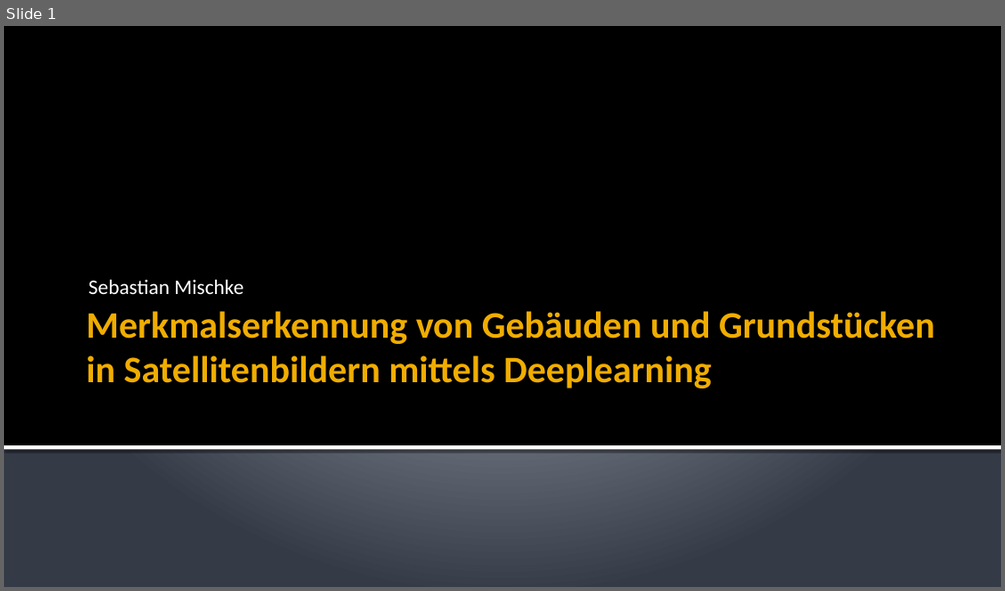
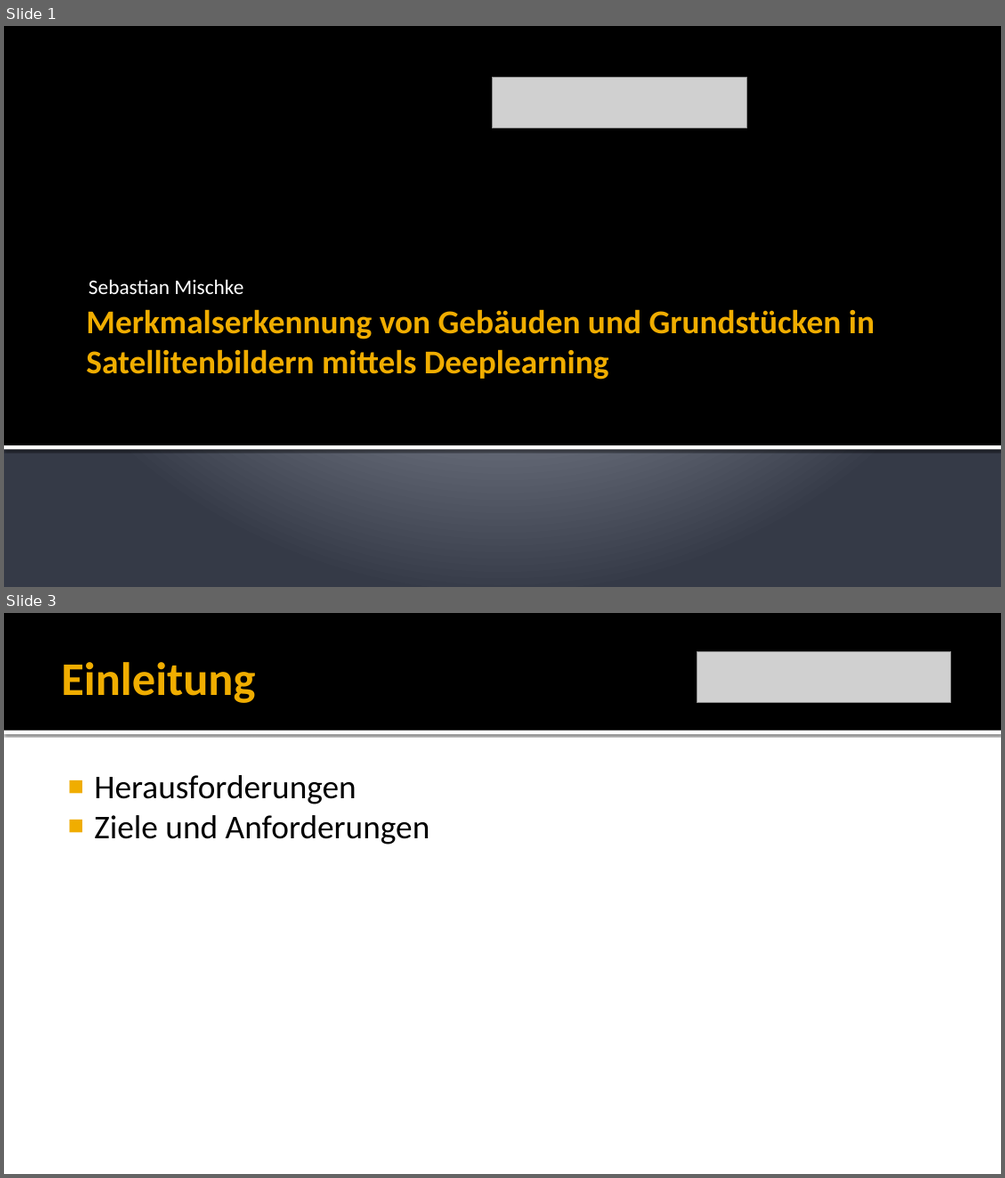
Before and after one commit to Saritus/bachelor-thesis, a slide deck: docs/verteidigung/Verteidigung.pptx. Shown one above the other, each under a label of ours: slide 1 before the commit, slides 1 and 3 after it; the slides between them are not shown. The pictures are 1005x591 and 1005x1178 pixels, drawn with LibreOffice and Linux fonts; fonts in the diff are those of the drawing; grey boxes stand for pictures. Boxes give left, top, right and bottom in pixels: in the first picture for what was removed or moved away, otherwise in the second. Text is boxed around its words. In the diff, an @@ line names an element or a change of style, - is before the commit and + after.

```diff
--- a/docs/verteidigung/Verteidigung.pptx
+++ b/docs/verteidigung/Verteidigung.pptx
@@ slide 3 added at (4, 613, 1001, 1174), background #FFFFFF @@
@@ rectangle added at (4, 613, 1001, 730), fill #000000 @@
@@ title added at (61, 662, 255, 703), 45 pt, text #F0AD00, bold @@
+Einleitung
@@ picture added at (696, 651, 951, 702) @@
@@ rectangle added at (4, 730, 1001, 734), fill #FFFFFF @@
@@ text added at (94, 775, 430, 844), 32 pt, text #000000 @@
+■ Herausforderungen
+■ Ziele und Anforderungen
@@ slide 1 changed as well @@
@@ picture added at (493, 77, 746, 127) @@
@@ title "Merkmalserkennung von Gebäuden und Grundstücken ..." at (86, 309, 874, 379): size 36 to 32 pt @@
```
Also in this commit, not shown: 8 other slides added, 1 slide removed.
